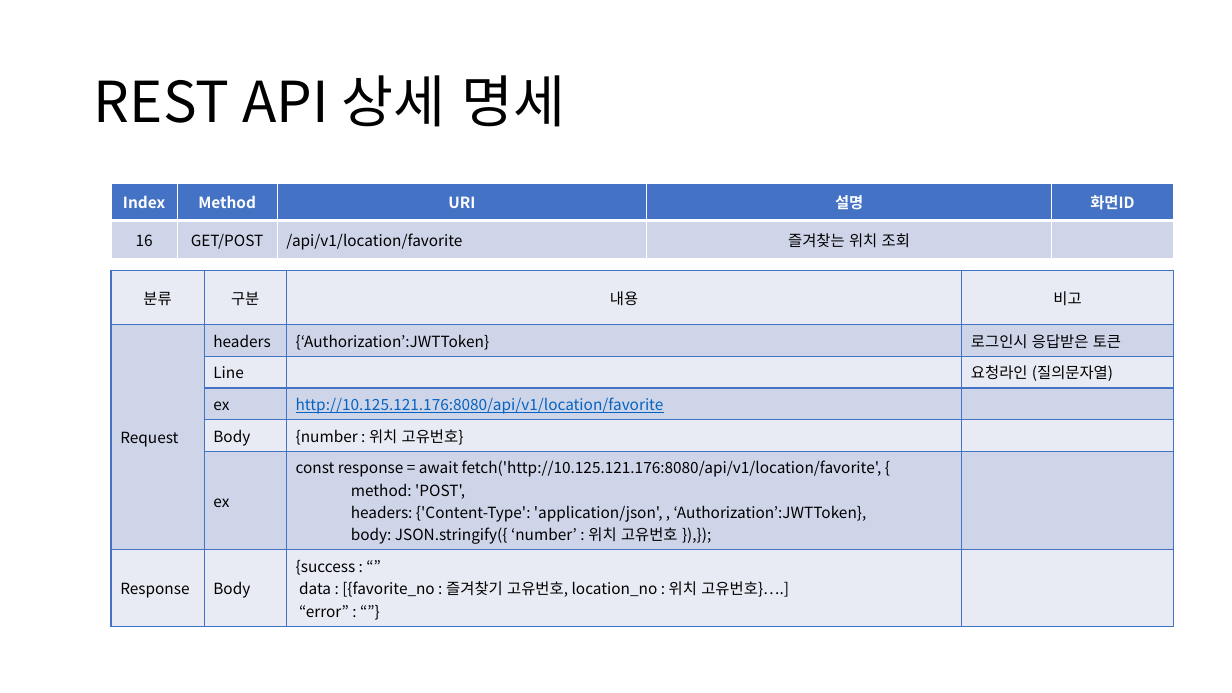
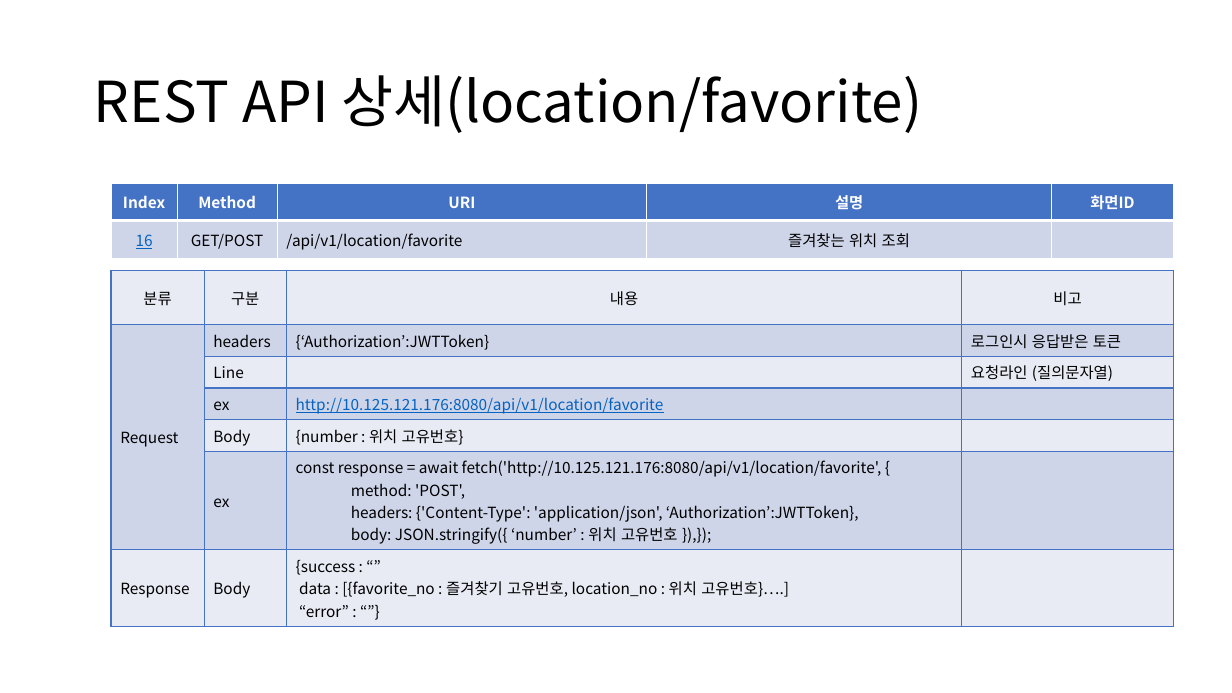
Before and after one commit to sujidaddy/workspace_miniproject, a slide deck: slide 39 of 미니프로젝트계획서제출용.pptx. Drawn at 1232x693 pixels with LibreOffice and Linux fonts; fonts in the diff are those of the drawing. Boxes give left, top, right and bottom in pixels: in the first picture for what was removed or moved away, otherwise in the second. Text is boxed around its words. In the diff, an @@ line names an element or a change of style, - is before the commit and + after.

```diff
--- a/미니프로젝트계획서제출용.pptx
+++ b/미니프로젝트계획서제출용.pptx
@@ title at (94, 75, 922, 133): text changed @@
-REST API 상세 명세
+REST API 상세(location/favorite)
@@ table at (111, 183, 1174, 258) @@
@@ text colour #000000 to #0563C1, underline on in "16" @@
@@ table at (111, 271, 1174, 621) @@
-row 6, column 3: const response = await fetch('http://10.125.121.176:8080/api/v1/location/favorite', { / method: 'POST', / headers: {'Content-Type': 'application/json', , ‘Authorization’:JWTToken}, / body: JSON.stringify({ ‘number’ : 위치 고유번호 }),});
+row 6, column 3: const response = await fetch('http://10.125.121.176:8080/api/v1/location/favorite', { / method: 'POST', / headers: {'Content-Type': 'application/json', ‘Authorization’:JWTToken}, / body: JSON.stringify({ ‘number’ : 위치 고유번호 }),});
```
Also in this commit, not shown: 25 other slides changed, 5 slides added, 11 other files.
